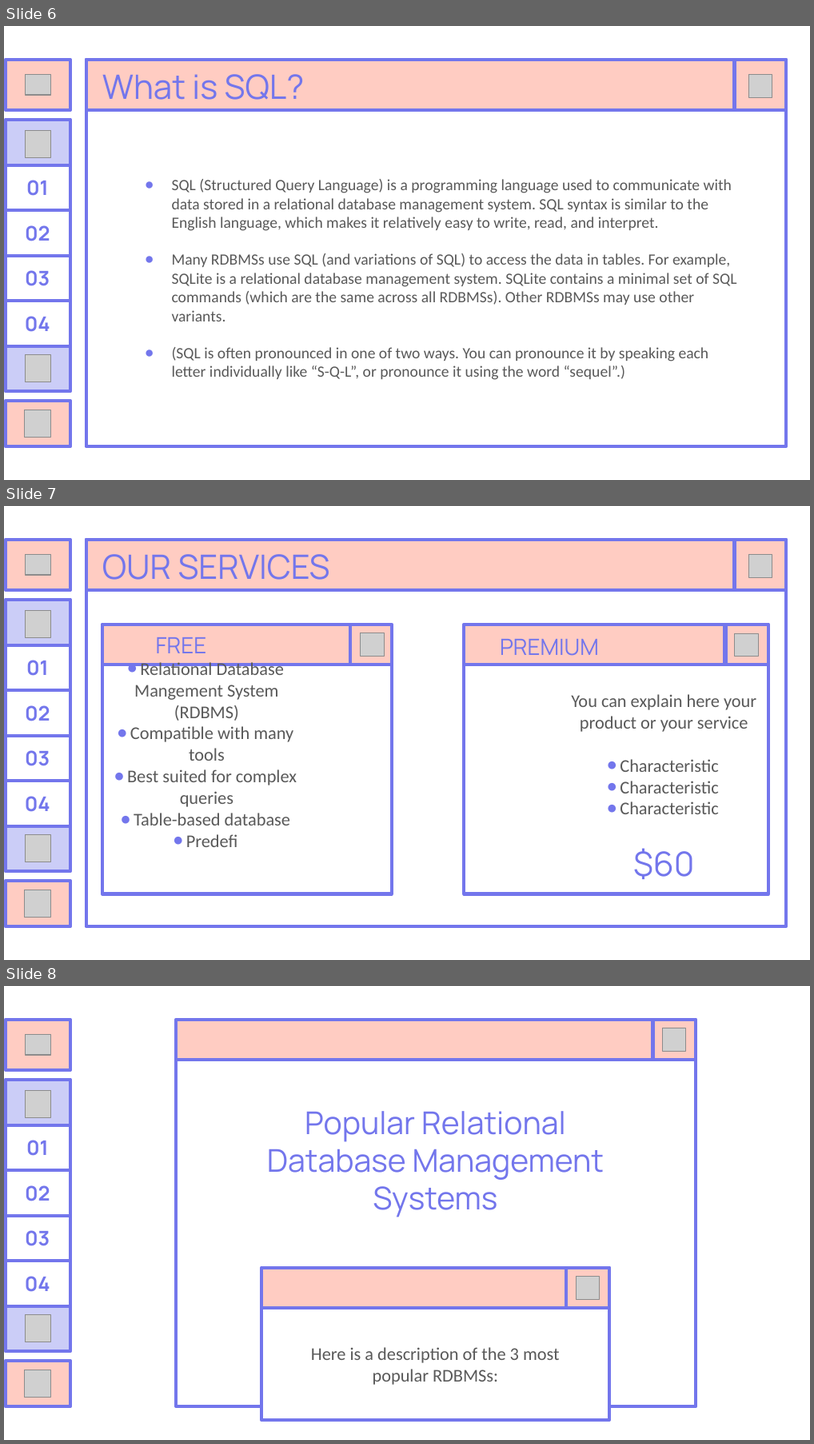
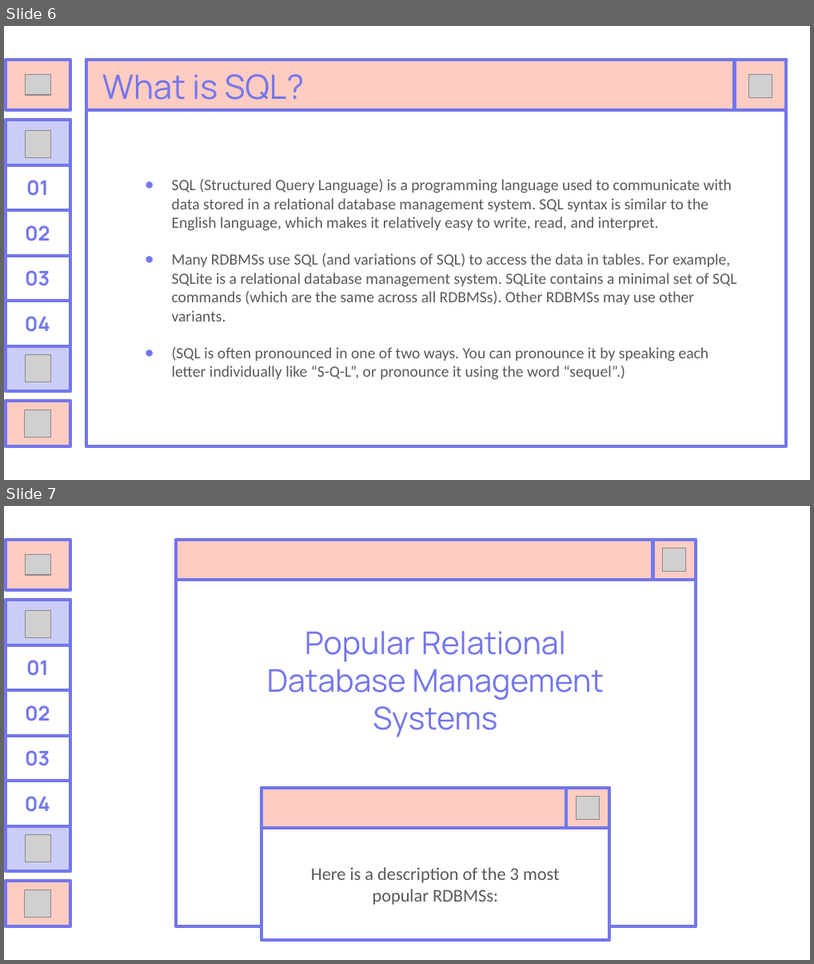
Before and after one commit to rania18/Intro-to-Database, a slide deck: intro to database.pptx. Shown one above the other, each under a label of ours: slides 6, 7 and 8 before the commit, slides 6 and 7 after it. The pictures are 814x1444 and 814x964 pixels, drawn with LibreOffice and Linux fonts; fonts in the diff are those of the drawing; grey boxes stand for pictures; background and template pictures are left out. Boxes give left, top, right and bottom in pixels: in the first picture for what was removed or moved away, otherwise in the second. Text is boxed around its words. In the diff, an @@ line names an element or a change of style, - is before the commit and + after.

```diff
--- a/intro to database.pptx
+++ b/intro to database.pptx
@@ slide 7 removed at [4, 506, 810, 960], background picture (left out); not listed: 11 template elements that a slide beside it also shows @@
@@ picture removed at [25, 554, 50, 575] @@
@@ title removed at [102, 554, 330, 580] @@
-OUR SERVICES
@@ picture removed at [749, 554, 773, 577] @@
@@ picture removed at [25, 610, 50, 637] @@
@@ rectangle removed at [102, 624, 350, 665] @@
@@ rectangle removed at [350, 624, 392, 665] @@
@@ rectangle removed at [465, 624, 725, 665] @@
@@ rectangle removed at [726, 624, 770, 665] @@
@@ text removed at [156, 637, 207, 653] @@
-FREE
@@ picture removed at [361, 632, 384, 655] @@
@@ text removed at [500, 639, 599, 656] @@
-PREMIUM
@@ picture removed at [735, 633, 758, 656] @@
@@ text removed at [26, 660, 49, 676] @@
-01
@@ rectangle removed at [102, 665, 392, 894] @@
@@ text removed at [127, 660, 297, 847] @@
-● Relational Database Mangement System (RDBMS)
-● Compatible with many tools
-● Best suited for complex queries
-● Table-based database
-● Predefi
@@ rectangle removed at [465, 665, 770, 894] @@
@@ text removed at [571, 694, 757, 814] @@
-You can explain here your product or your service
-● Characteristic
-● Characteristic
-● Characteristic
@@ text removed at [25, 705, 50, 721] @@
-02
@@ text removed at [25, 750, 50, 766] @@
-03
@@ text removed at [25, 796, 50, 812] @@
-04
@@ picture removed at [25, 834, 50, 862] @@
@@ text removed at [634, 848, 694, 879] @@
-$60
@@ picture removed at [24, 890, 50, 917] @@
@@ what was slide 8 is now slide 7 @@
```
